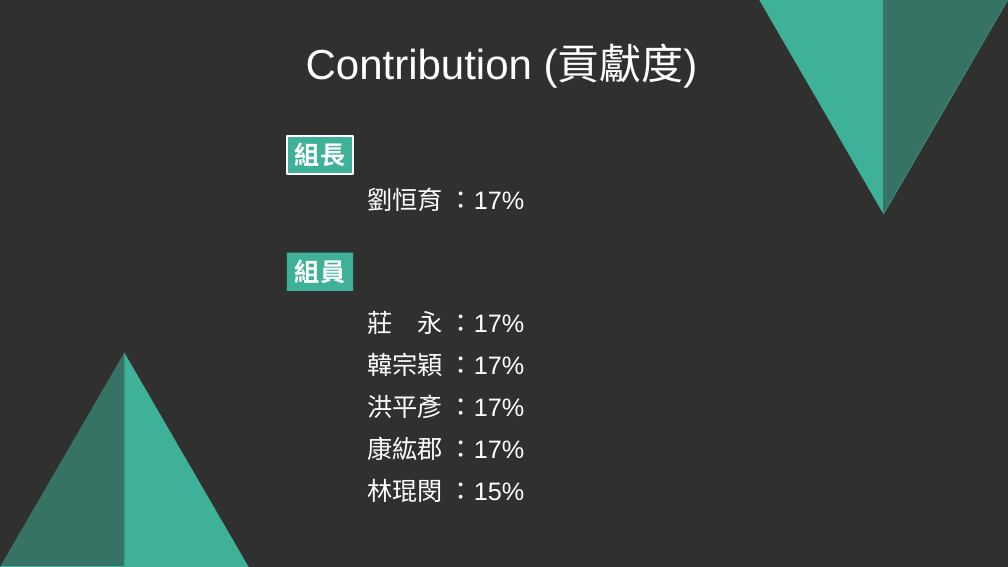
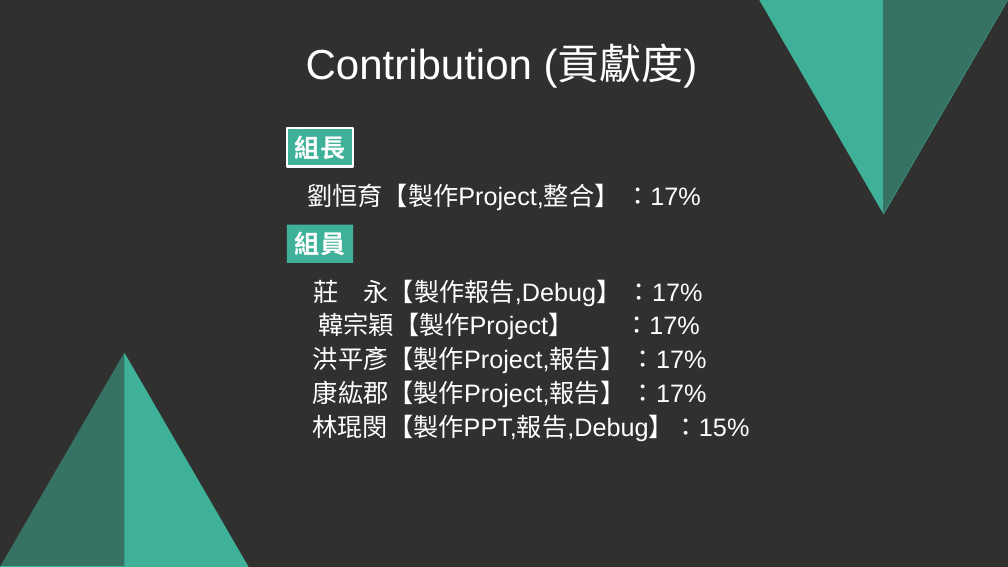
Before and after one commit to 13urgerKing/109-1DBMS, a slide deck: slide 21 of 109-1資料庫系統報告.pptx. Drawn at 1008x567 pixels with LibreOffice and Linux fonts; fonts in the diff are those of the drawing. Boxes give left, top, right and bottom in pixels: in the first picture for what was removed or moved away, otherwise in the second. Text is boxed around its words. In the diff, an @@ line names an element or a change of style, - is before the commit and + after.

```diff
--- a/109-1資料庫系統報告.pptx
+++ b/109-1資料庫系統報告.pptx
@@ rectangle "組長": place and size @@
-rectangle "組長" at <box>287,136,354,174</box>
+rectangle "組長" at <box>287,129,354,166</box>
@@ text at <box>307,183,701,211</box>: text changed @@
-劉恒育 ：17%
+劉恒育【製作Project,整合】 ：17%
@@ rectangle "組員": place and size @@
-rectangle "組員" at <box>287,253,354,290</box>
+rectangle "組員" at <box>287,225,354,262</box>
@@ text at <box>313,279,703,307</box>: text changed @@
-莊 永 ：17%
+莊 永【製作報告,Debug】 ：17%
@@ text at <box>318,312,700,340</box>: text changed @@
-韓宗穎 ：17%
+韓宗穎【製作Project】 ：17%
@@ text at <box>313,346,707,374</box>: text changed @@
-洪平彥 ：17%
+洪平彥【製作Project,報告】 ：17%
@@ text at <box>313,380,707,408</box>: text changed @@
-康紘郡 ：17%
+康紘郡【製作Project,報告】 ：17%
@@ text at <box>313,414,750,442</box>: text changed @@
-林琨閔 ：15%
+林琨閔【製作PPT,報告,Debug】：15%
```
Also in this commit, not shown: 3 other slides changed.
